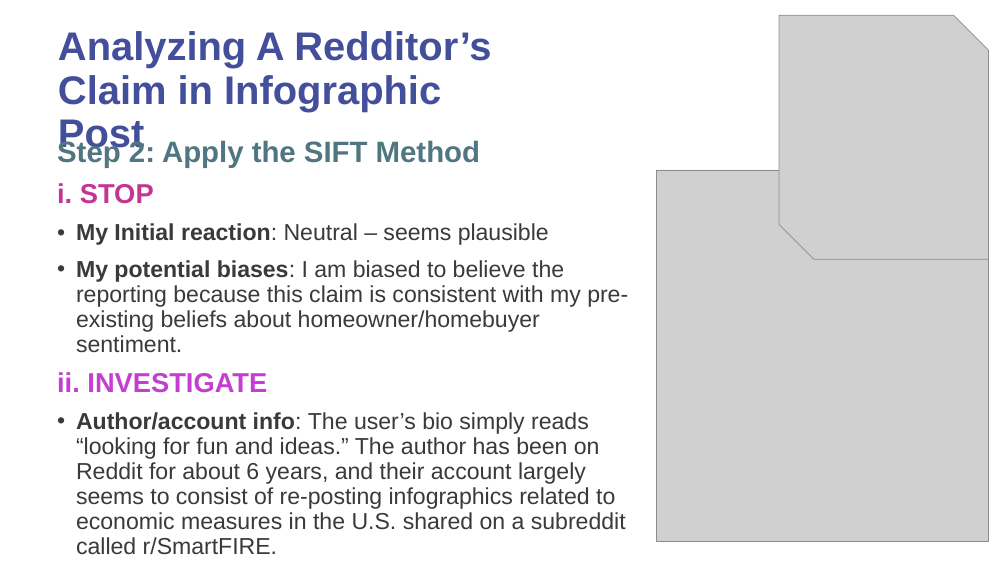
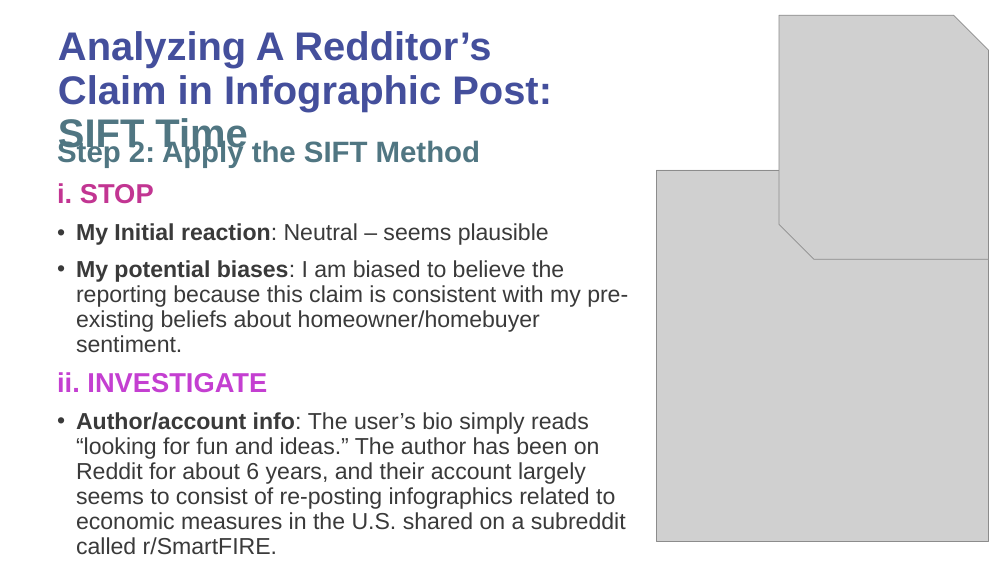
Before and after one commit to CSCI-1100/class_resources_public, a slide deck: slide 5 of downloads/digital_citizenship_audit_example.pptx. Drawn at 1008x567 pixels with LibreOffice and Linux fonts; fonts in the diff are those of the drawing; grey boxes stand for pictures. Boxes give left, top, right and bottom in pixels: in the first picture for what was removed or moved away, otherwise in the second. Text is boxed around its words. In the diff, an @@ line names an element or a change of style, - is before the commit and + after.

```diff
--- a/downloads/digital_citizenship_audit_example.pptx
+++ b/downloads/digital_citizenship_audit_example.pptx
@@ title at (58, 31, 552, 155): text changed @@
-Analyzing A Redditor’s Claim in Infographic Post
+Analyzing A Redditor’s Claim in Infographic Post: SIFT Time
```
Also in this commit, not shown: 12 other slides changed, 1 slide added, 2 other files.
